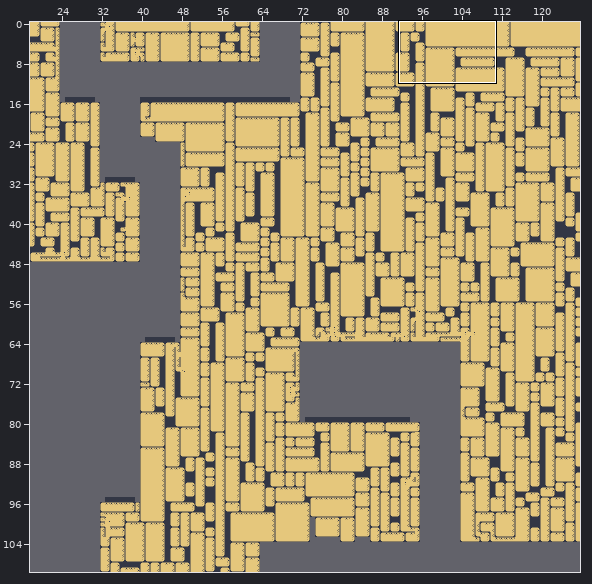
One commit to this Tiled map: scratch/southwestwest.tmx. The picture above shows the old version from afar; the outline marks the close-up.
Close-up. Old version:
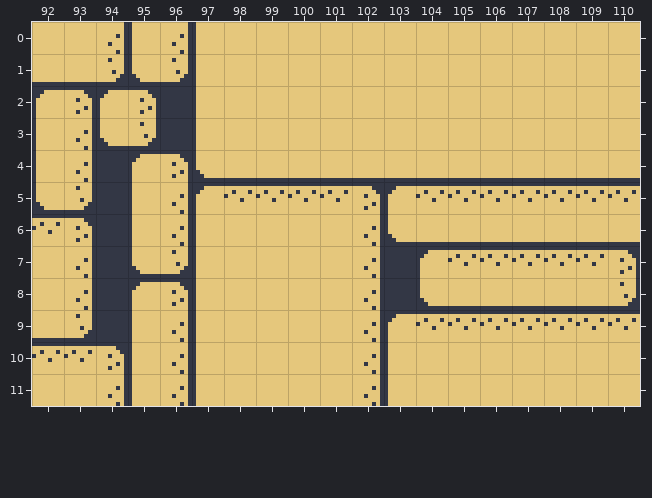
Cells are 8x8 px. Shown: x 92..110, y 0..11. The commit also changed other parts of the map, which this record leaves out.
After:
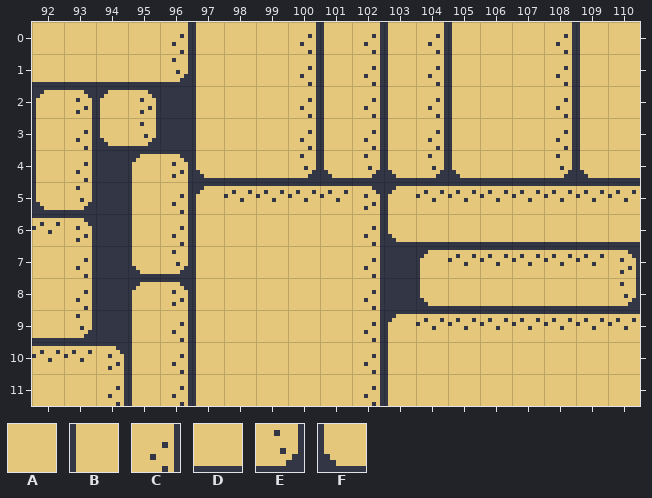
Key: from "tiles": A 2, B 11, C 12, D 15, E 16, F 18.
_ is an empty cell.
Diff:
Layer "Tile Layer 1":
Tile B becomes tile A in row 0 at x 95.
Tile C becomes tile A in row 0 at x 94.
Tile A becomes tile B in rows 0 to 3 at x 101, 103, 105 and 109.
Tile A becomes tile C in rows 0 to 3 at x 100, 102, 104 and 108.
Tile E becomes tile D in row 1 at x 94.
Tile F becomes tile D in row 1 at x 95.
Tile D becomes tile E in row 4 at x 100, 102, 104 and 108.
Tile D becomes tile F in row 4 at x 101, 103, 105 and 109.
